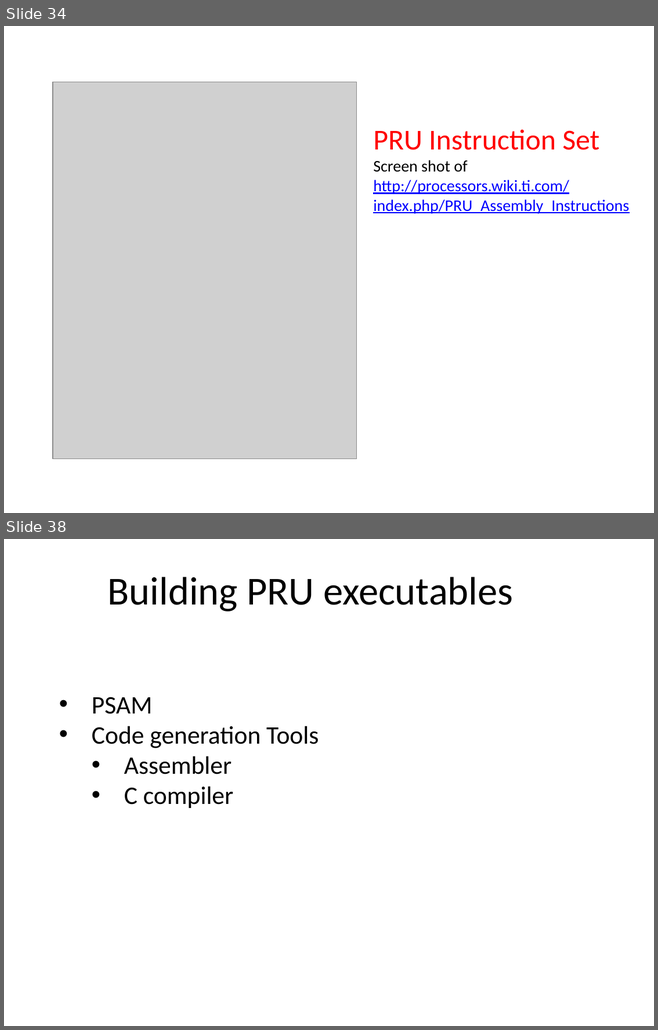
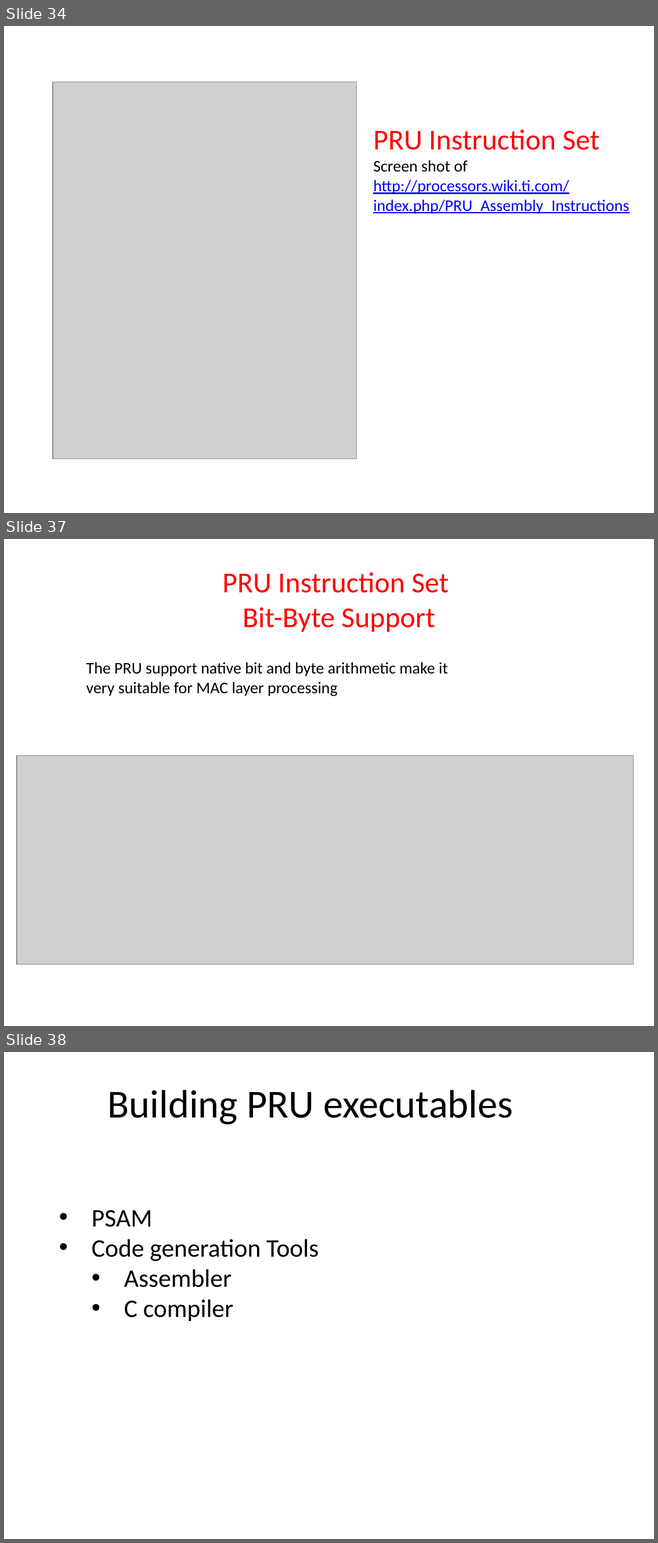
Before and after one commit to hari1989/keystone-workshop, a slide deck: preliminary/Working/presentations/Sitara/PRU in Sitara Device.pptx. Shown one above the other, each under a label of ours: slides 34 and 38 before the commit, slides 34, 37 and 38 after it; the slides between them are not shown. The pictures are 658x1030 and 658x1543 pixels, drawn with LibreOffice and Linux fonts; fonts in the diff are those of the drawing; grey boxes stand for pictures. Boxes give left, top, right and bottom in pixels: in the first picture for what was removed or moved away, otherwise in the second. Text is boxed around its words. In the diff, an @@ line names an element or a change of style, - is before the commit and + after.

```diff
--- a/preliminary/Working/presentations/Sitara/PRU in Sitara Device.pptx
+++ b/preliminary/Working/presentations/Sitara/PRU in Sitara Device.pptx
@@ slide 37 added at [4,539,654,1026], background #FFFFFF @@
@@ text added at [222,572,448,632], 32 pt, text #FF0000 @@
+PRU Instruction Set
+Bit-Byte Support
@@ text added at [86,662,448,696], 18 pt, text #000000 @@
+The PRU support native bit and byte arithmetic make it very suitable for MAC layer processing
@@ picture added at [17,755,633,965] @@
```
Also in this commit, not shown: 12 slides changed, 2 other slides added, 3 slides removed.
